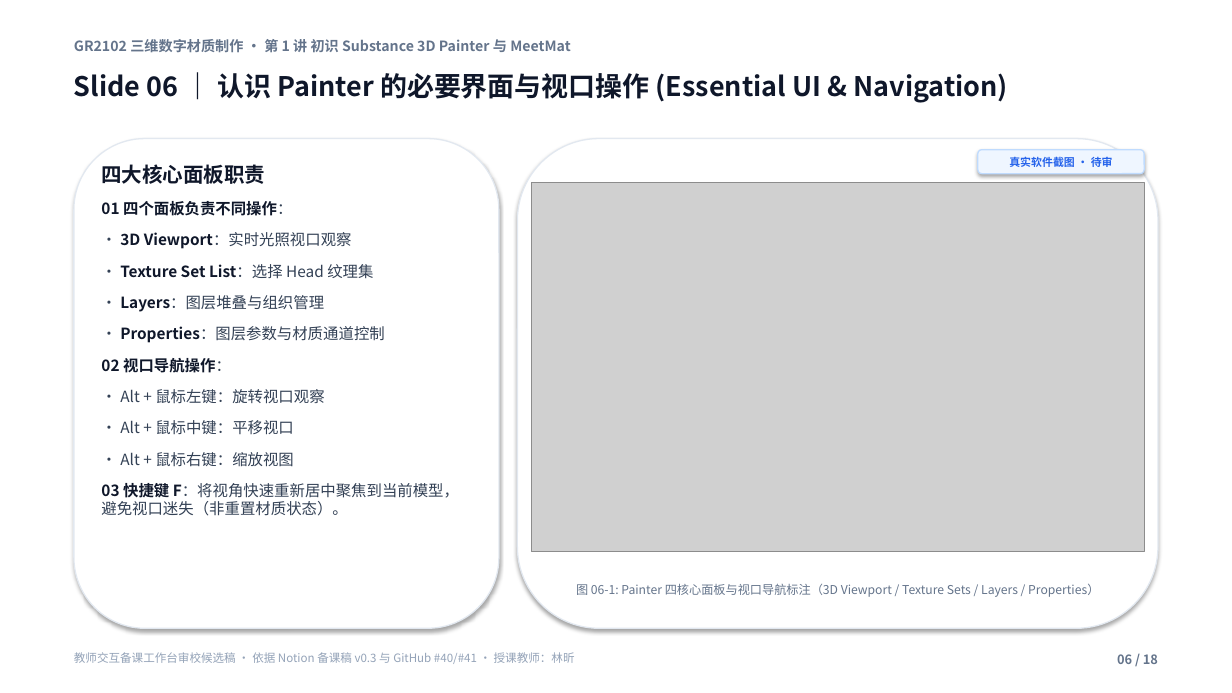
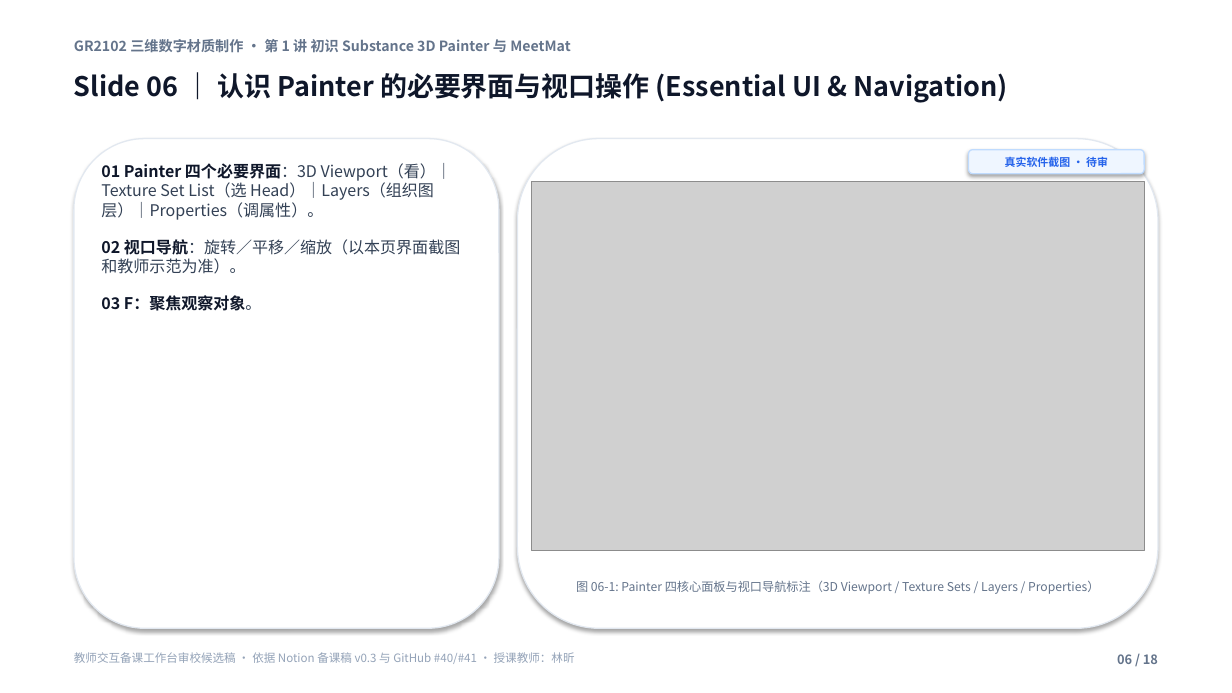
Before and after one commit to carllx/corso-pbr-materials, a slide deck: slide 6 of W1_MeetMat_18slides_teacher_review.pptx. Drawn at 1232x693 pixels with LibreOffice and Linux fonts; fonts in the diff are those of the drawing; grey boxes stand for pictures. Boxes give left, top, right and bottom in pixels: in the first picture for what was removed or moved away, otherwise in the second. Text is boxed around its words. In the diff, an @@ line names an element or a change of style, - is before the commit and + after.

```diff
--- a/W1_MeetMat_18slides_teacher_review.pptx
+++ b/W1_MeetMat_18slides_teacher_review.pptx
@@ text at [101,163,460,311]: text changed; size 12 to 12.5 pt @@
-四大核心面板职责
-01 四个面板负责不同操作：
-• 3D Viewport：实时光照视口观察
-• Texture Set List：选择 Head 纹理集
-• Layers：图层堆叠与组织管理
-• Properties：图层参数与材质通道控制
-02 视口导航操作：
-• Alt + 鼠标左键：旋转视口观察
-• Alt + 鼠标中键：平移视口
-• Alt + 鼠标右键：缩放视图
-03 快捷键 F：将视角快速重新居中聚焦到当前模型，避免视口迷失（非重置材质状态）。
+01 Painter 四个必要界面：3D Viewport（看）｜Texture Set List（选 Head）｜Layers（组织图层）｜Properties（调属性）。
+02 视口导航：旋转／平移／缩放（以本页界面截图和教师示范为准）。
+03 F：聚焦观察对象。
@@ rounded rectangle "真实软件截图 · 待审": place and size @@
-rounded rectangle "真实软件截图 · 待审" at [978,150,1144,174]
+rounded rectangle "真实软件截图 · 待审" at [969,150,1144,174]
```
Also in this commit, not shown: 17 other slides changed, 5 other files.
